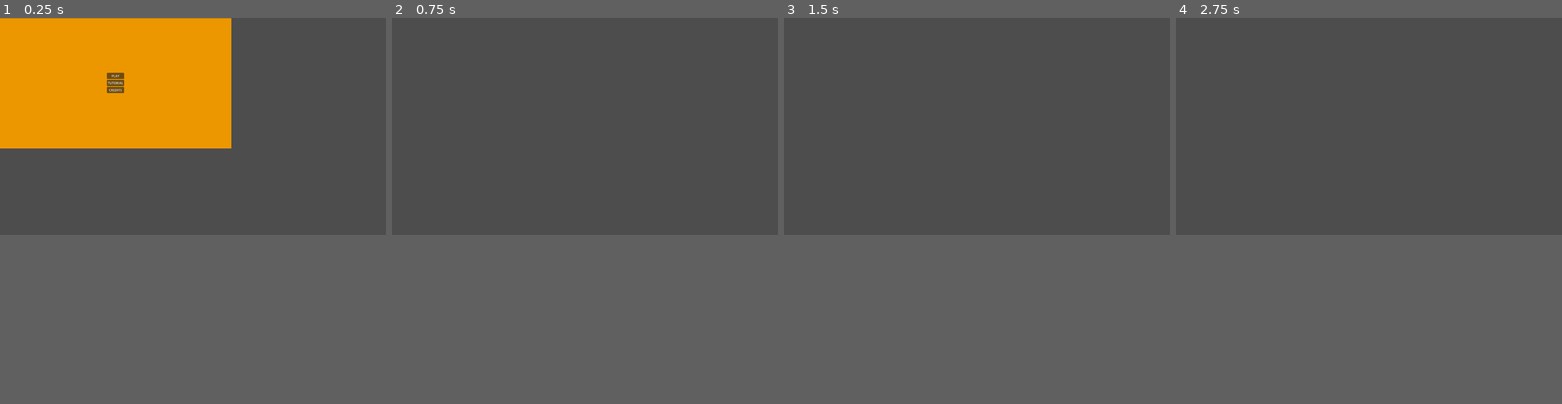
Above: before the commit, frames 1-4 (left to right).
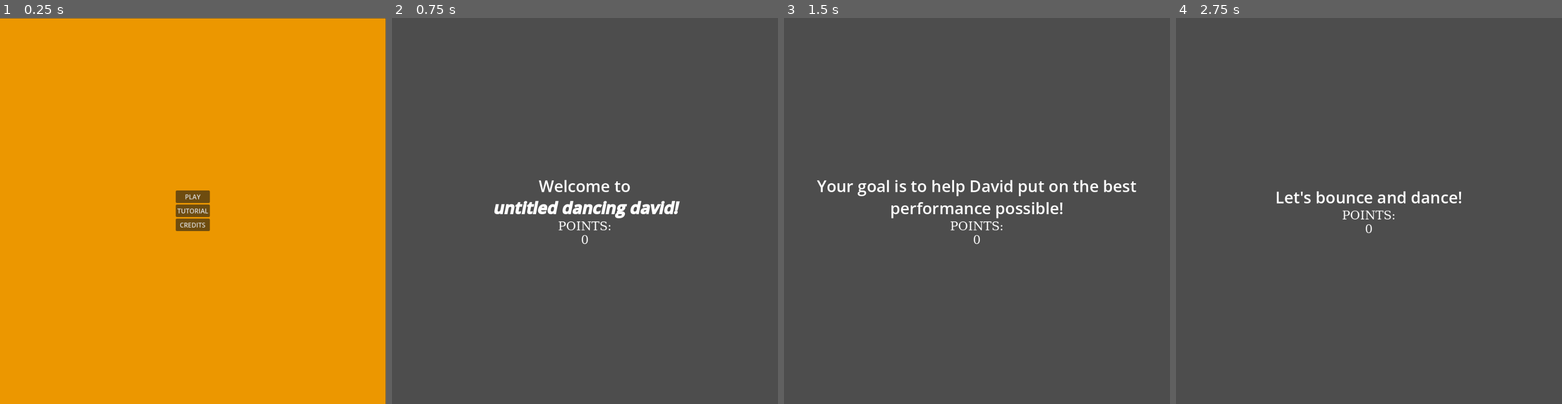
Above: after the commit, the same moments.

Repository: Sc0l1o/new-game-project
Game: Godot game, scene res://home_screen.tscn
The game is run twice, just before and just after one commit, with the same random seed, the same clock (stepped at 60 frames per second) and the same inputs.
Inputs:
- Up to frame 1 (0.25 s): no input
- Up to frame 2 (0.75 s): click "PLAY" at 0.5 s
- Up to frame 3 (1.5 s): tap Enter (ui_accept) at 1.25 s; tap A (press_a, bound only after the commit) at 1.35 s
- Up to frame 4 (2.75 s): tap Enter (ui_accept) at 1.52, 1.82, 2.27, 2.3, 2.57 s; tap D (press_d, bound only after the commit) at 1.55, 2.1 s
In our replay, the window is 799x449 before the commit and 799x799 after it. These sizes can differ from the game's own. Grey fills any space a smaller window leaves; there, only what the larger window draws over its background counts as a difference.

The runs differ from the first frame. In frame 1, 36% of the frame differs, in the area x 0-100%, y 0-100%; in frame 2, 1.5%; in frame 3, 1.7%; in frame 4, 0.7%.

Commit message:
I HOPE THIS DOESNT EXPLODE.

Diff:
--- /dev/null
+++ b/hedgehog.gd
@@ -0,0 +1,31 @@
+extends AnimatedSprite2D
+
+var input_array = []
+var canInput = false
+@onready var animatedSprite = $"."
+
+# Called when the node enters the scene tree for the first time.
+func _ready() -> void:
+	pass # Replace with function body.
+
+
+# Called every frame. 'delta' is the elapsed time since the previous frame.
+func _process(delta: float) -> void:
+	if !canInput:
+		return
+	elif len(input_array) == 0:
+		canInput = false
+		return
+
+
+	playAnimation()
+
+
+func setInput(input_list: Array[String]):
+	input_array = input_array
+	canInput = true
+
+func playAnimation():
+	if Input.is_action_just_pressed("press_a") && Input.is_action_just_pressed("press_d"):
+		animatedSprite.play("yeah")
+	# add more input maps here
--- a/hedgehog.tscn
+++ b/hedgehog.tscn
@@ -1,5 +1,6 @@
 [gd_scene format=3 uid="uid://x4etidov6888"]
 
-[node name="Node2D" type="Node2D" unique_id=4603129]
+[ext_resource type="Script" uid="uid://c6sqt0c6il00y" path="res://hedgehog.gd" id="1_8syjs"]
 
-[node name="AnimatedSprite2D" type="AnimatedSprite2D" parent="." unique_id=215350710]
+[node name="AnimatedSprite2D" type="AnimatedSprite2D" unique_id=215350710]
+script = ExtResource("1_8syjs")
--- a/home_screen.tscn
+++ b/home_screen.tscn
@@ -5,22 +5,22 @@
 [node name="Control" type="Control" unique_id=1691357191]
 layout_mode = 3
 anchors_preset = 0
-offset_right = 1150.0
-offset_bottom = 648.0
+offset_right = 960.0
+offset_bottom = 960.0
 script = ExtResource("1_olt8n")
 
 [node name="ColorRect" type="ColorRect" parent="." unique_id=828074892]
 layout_mode = 0
 offset_left = -1.0
 offset_top = 1.0
-offset_right = 1150.0
-offset_bottom = 650.0
+offset_right = 959.0
+offset_bottom = 961.0
 color = Color(0.925886, 0.59083766, 0, 1)
 
 [node name="CenterContainer" type="CenterContainer" parent="." unique_id=1132089692]
 layout_mode = 0
-offset_right = 1150.0
-offset_bottom = 648.0
+offset_right = 960.0
+offset_bottom = 960.0
 
 [node name="buttons" type="VBoxContainer" parent="CenterContainer" unique_id=1194704255]
 layout_mode = 2
--- /dev/null
+++ b/indicator.tscn
@@ -0,0 +1,3 @@
+[gd_scene format=3 uid="uid://c68pvlo385y2p"]
+
+[node name="AnimatedSprite2D" type="AnimatedSprite2D" unique_id=2104833585]
--- a/main_game.tscn
+++ b/main_game.tscn
@@ -1,3 +1,5 @@
 [gd_scene format=3 uid="uid://cir4maq7udyt7"]
 
-[node name="Node2D" type="Node2D"]
+[node name="Node2D" type="Node2D" unique_id=2055690931]
+
+[node name="Sprite2D" type="Sprite2D" parent="." unique_id=2012695523]
--- a/project.godot
+++ b/project.godot
@@ -21,8 +21,41 @@
 
 [display]
 
-window/size/viewport_width=1920
-window/size/viewport_height=1080
+window/size/viewport_width=960
+window/size/viewport_height=960
+
+[input]
+
+press_a={
+"deadzone": 0.2,
+"events": [Object(InputEventKey,"resource_local_to_scene":false,"resource_name":"","device":-1,"window_id":0,"alt_pressed":false,"shift_pressed":false,"ctrl_pressed":false,"meta_pressed":false,"pressed":false,"keycode":0,"physical_keycode":65,"key_label":0,"unicode":97,"location":0,"echo":false,"script":null)
+]
+}
+press_s={
+"deadzone": 0.2,
+"events": [Object(InputEventKey,"resource_local_to_scene":false,"resource_name":"","device":-1,"window_id":0,"alt_pressed":false,"shift_pressed":false,"ctrl_pressed":false,"meta_pressed":false,"pressed":false,"keycode":0,"physical_keycode":83,"key_label":0,"unicode":115,"location":0,"echo":false,"script":null)
+]
+}
+press_d={
+"deadzone": 0.2,
+"events": [Object(InputEventKey,"resource_local_to_scene":false,"resource_name":"","device":-1,"window_id":0,"alt_pressed":false,"shift_pressed":false,"ctrl_pressed":false,"meta_pressed":false,"pressed":false,"keycode":0,"physical_keycode":68,"key_label":0,"unicode":100,"location":0,"echo":false,"script":null)
+]
+}
+press_j={
+"deadzone": 0.2,
+"events": [Object(InputEventKey,"resource_local_to_scene":false,"resource_name":"","device":-1,"window_id":0,"alt_pressed":false,"shift_pressed":false,"ctrl_pressed":false,"meta_pressed":false,"pressed":false,"keycode":0,"physical_keycode":74,"key_label":0,"unicode":106,"location":0,"echo":false,"script":null)
+]
+}
+press_k={
+"deadzone": 0.2,
+"events": [Object(InputEventKey,"resource_local_to_scene":false,"resource_name":"","device":-1,"window_id":0,"alt_pressed":false,"shift_pressed":false,"ctrl_pressed":false,"meta_pressed":false,"pressed":false,"keycode":0,"physical_keycode":75,"key_label":0,"unicode":107,"location":0,"echo":false,"script":null)
+]
+}
+press_l={
+"deadzone": 0.2,
+"events": [Object(InputEventKey,"resource_local_to_scene":false,"resource_name":"","device":-1,"window_id":0,"alt_pressed":false,"shift_pressed":false,"ctrl_pressed":false,"meta_pressed":false,"pressed":false,"keycode":0,"physical_keycode":76,"key_label":0,"unicode":108,"location":0,"echo":false,"script":null)
+]
+}
 
 [rendering]
 
--- /dev/null
+++ b/tutorial.gd
@@ -0,0 +1,28 @@
+extends Node2D
+
+@onready var pointsLabel = $Control/CenterContainer/VBoxContainer/points
+@onready var tutorialLabel = $Control/CenterContainer/VBoxContainer/tutText
+signal input_recieved
+
+var introDialogue = [
+	"Your goal is to help David put on the best performance possible!",
+	"Below are your points. Try to get as many as possible before time's up!",
+	"Let's bounce and dance!"
+]
+
+
+# Called when the node enters the scene tree for the first time.
+func _ready() -> void:
+	for text: String in introDialogue:
+		await input_recieved
+		tutorialLabel.text = text
+	pass # Replace with function body.
+
+func _unhandled_input(event: InputEvent) -> void:
+	if event.is_action_pressed("ui_accept"):
+		input_recieved.emit()
+
+
+# Called every frame. 'delta' is the elapsed time since the previous frame.
+func _process(delta: float) -> void:
+	pass
--- a/tutorial.tscn
+++ b/tutorial.tscn
@@ -1,3 +1,68 @@
 [gd_scene format=3 uid="uid://bff6uh1f0cn4t"]
 
-[node name="Node2D" type="Node2D"]
+[ext_resource type="Script" uid="uid://disfcivu0uto5" path="res://tutorial.gd" id="1_7n6eb"]
+
+[sub_resource type="FontFile" id="FontFile_p1nfs"]
+cache/0/variation_coordinates = {}
+cache/0/face_index = 0
+cache/0/embolden = 0.0
+cache/0/transform = Transform2D(1, 0, 0, 1, 0, 0)
+cache/0/spacing_top = 0
+cache/0/spacing_bottom = 0
+cache/0/spacing_space = 0
+cache/0/spacing_glyph = 0
+cache/0/baseline_offset = 0.0
+cache/0/16/0/ascent = 0.0
+cache/0/16/0/descent = 0.0
+cache/0/16/0/underline_position = 0.0
+cache/0/16/0/underline_thickness = 0.0
+cache/0/16/0/scale = 1.0
+cache/0/30/0/ascent = 0.0
+cache/0/30/0/descent = 0.0
+cache/0/30/0/underline_position = 0.0
+cache/0/30/0/underline_thickness = 0.0
+cache/0/30/0/scale = 1.0
+
+[node name="Node2D" type="Node2D" unique_id=385849057]
+script = ExtResource("1_7n6eb")
+
+[node name="Sprite2D" type="Sprite2D" parent="." unique_id=1959901102]
+
+[node name="Control" type="Control" parent="." unique_id=193025112]
+layout_mode = 3
+anchors_preset = 0
+offset_right = 40.0
+offset_bottom = 40.0
+
+[node name="CenterContainer" type="CenterContainer" parent="Control" unique_id=882759306]
+layout_mode = 0
+offset_right = 960.0
+offset_bottom = 960.0
+
+[node name="VBoxContainer" type="VBoxContainer" parent="Control/CenterContainer" unique_id=1415180659]
+custom_minimum_size = Vector2(960, 0)
+layout_mode = 2
+
+[node name="tutText" type="RichTextLabel" parent="Control/CenterContainer/VBoxContainer" unique_id=1627288424]
+layout_mode = 2
+theme_override_font_sizes/normal_font_size = 40
+theme_override_font_sizes/bold_italics_font_size = 40
+bbcode_enabled = true
+text = "Welcome to
+[b][i]untitled dancing david!"
+fit_content = true
+horizontal_alignment = 1
+
+[node name="points" type="Label" parent="Control/CenterContainer/VBoxContainer" unique_id=658820650]
+layout_mode = 2
+theme_override_colors/font_color = Color(1, 1, 1, 1)
+theme_override_fonts/font = SubResource("FontFile_p1nfs")
+theme_override_font_sizes/font_size = 30
+text = "POINTS:
+0"
+horizontal_alignment = 1
+
+[node name="return" type="Button" parent="Control/CenterContainer/VBoxContainer" unique_id=1585415116]
+visible = false
+layout_mode = 2
+text = "RETURN TO MENU"
Not shown, added: hedgehog.gd.uid
Not shown, added: tutorial.gd.uid
